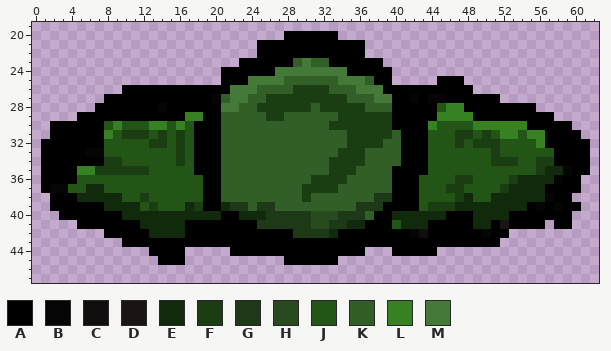
Two versions of one pixel-art sprite, Assets/Resources/Sprites/Enemy/Grunt1.png. Above is the file before it was changed.
The file is 64x64 pixels. Colours within 5 levels of each other are drawn and written as one. Shown: x 0..62, y 19..47.
Palette (. is transparent): A #000000  B #060505  C #110e0d  D #1a1412  E #112a0b  F #1a3d11  G #1e3917  H #274a1e  J #235517  K #325f27  L #368223  M #447937
Pixels before, first column x 1:
20 ...........................AAAAAA............................
21 ........................AAAAAAAAAAAA.........................
22 ........................AAAAAAAAAAAA.........................
23 ......................AAAAAAKMKKAAAAAA.......................
24 ....................AAAAAAMMMMMMMMAAAAA......................
25 ....................AAAMMMMKKKKKKMMMKAA.....AAA..............
26 .........AAAAAAAAAAAAMMMKKKKFFFFKKKMMMAAAAAAAAAA.............
27 .......AAAAAAAAAAAABKMMKKFFFFFFFFFKKKMMAABABBAAAAAA..........
28 ......AAAAAAABAAAAAAMMKKFFFFFFKFFFFFKKKAAAAAJLLAAAAAAAA......
29 ....AAAAAAAAAAAALLAAKKKKKFFKKKKKKFFFFFFAAAAALLLLAAAAAAAAA....
30 .AAAAAAJLJJJLLJLJAAAKKKKKKKKKKKKFFFFFFFAAAALJJJJLLLLLLAAAAA..
31 .AAAAAALJFFFJFJFJAAAKKKKKKKKKKKKKKFFFFFKAAAJJJFFJFJLLJLLAAAA.
32 AAAAAAAJJJJJFFJFJAAAKKKKKKKKKKKKKKFFFFKKAAAJJJFJFFFJJJJLAAAAA
33 AAAAABBJJJJJJJJFJAAAKKKKKKKKKKKKKFFFKKKKAAAJJJJJJJFJJJJJJAAAA
34 AAAAAAAFFJJJJJJFJAAAKKKKKKKKKKKKFFFFKKKKAAAJJJJJJJFFFJJFFAAAA
35 AAAALLFFFFFFJJJJJAAAKKKKKKKKKKKKFFFKKKKAAAAJJJJJJJJJJJJFEEBAA
36 AAAAJJJJJJJJJJJJJJAAKKKKKKKKKKFFFFKKKKKAAAJJJJFFJJJJFEEEEBAA.
37 ABBJJEEJJJJJJJJJJJAAKKKKKKKKKFFFFKKKKKKAAAJJJFFJJJJFEEEEAAAA.
38 .AAAEEEEEJJFJJJJJJAAKKKKKKKKKFKKKKKKKGGAAAJJJJFEJJEEEEEEBAA..
39 .AAAAAAEEEEJFJJJEFAAEGGKGGKKKKKKKKKGGGAAAAJFFFEEEEEEEEABABAA.
40 ..AAAAAAAEEEEEEEEEEEAAEEEGGGGGHHHGGGKAAEEEEEEAAAEEEEAAAAAAA..
41 ....AAAAAAAEEEEEAAAAAAAAGGGGGGHHGGEEAAAJEEEAAAAAEEADAAAA.AA..
42 .......AAAAAEEEEAAAAAAAAAAAAGGGGEAAAAAAAABCAAAAAABAA.........
43 .........AAAAAAAAAAAAAAAAAAAAAAAAAAAAAAAAAAAAAAAAAA..........
44 ............AAAA.....AAAAAAAAAAAAAAA...AAAAA.................
45 .............AAA...........AAAAAA............................
After:
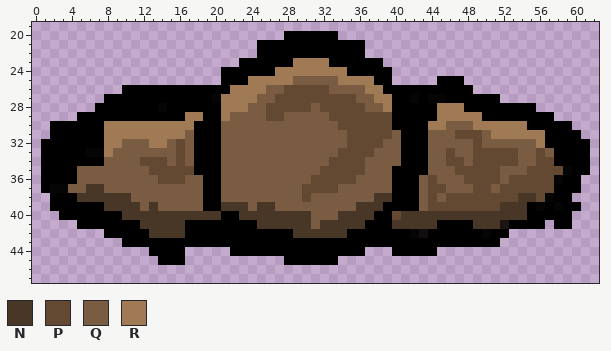
Colours new in this view: N #483626  P #634932  Q #795c41  R #a07955
Change:
Changed rows in their new state; - is an unchanged pixel.
first column x 4:
23 -------------------------RRRR--------------------------
24 -----------------------RRRRRRRR------------------------
25 --------------------RRRRRQQQQQRRRR---------------------
26 ------------------RRRRQQPPPPPQQQQRR--------------------
27 -----------------RRRRQQPPPPPPPPPQQRR-------------------
28 -----------------RRRQQPPPPPQPPPPPQQR-----RRR-----------
29 -------------RR--RQQQQPPQQQQQPPPPPPP-----RRRRR---------
30 ----RRRRRRRRRR---QQQQQQQQQQQQQPPPPPP----RRQQQRRRRRR----
31 ----RRRRRRRRRQ---QQQQQQQQQQQQQQPPPPPQ---QQQPPPQRRRRRR--
32 ----RRQQQRRQPQ---QQQQQQQQQQQQQQPPPPQQ---QQQQQPQQQQQQR--
33 ----RQQQQQQQPQ---QQQQQQQQQQQQQPPPPQQQ---QQPQQPPPPPQQPQ-
34 ----QQQQPPPQPQ---QQQQQQQQQQQQPPPPQQQQ---QQPPQPPPPPQQPP-
35 -QQQQQQQQPPPPP---QQQQQQQQQQQPPPPPQQQ----QQQPPPPPQQQPPPP
36 -QQQQQQQQQPPPQQ--QQQQQQQQQQPPPPPQQQQ---QPQQQPPPPQPPPPP-
37 QQNNQQQQQQQQQQQ--QQQQQQQQQPPPPQQQQQQ---QPPQQQPPQPPPPPP-
38 -NNNNNNQQQQQQQQ--QQQQQQQQQPQQQQQQQNN---QPQPPPPPPPPNNP--
39 ----NNNNQNQQQQQ--NNNQNNQQQQQQQQQNNN----QPPPPPPPPNNN----
40 ------NNNNNNNNNNN--NNNNNNNNQQQNNNN--PNNNNNNNNNNNNNN----
41 --------NNNNN--------NNNNNNQNNNNN---NNNNN----NNN-------
42 ---------NNNN------------NNNNNN------------------------
Pixel boxes of the changes (left, top, right, bottom) in both pictures:
changed: (68, 58, 563, 238)
